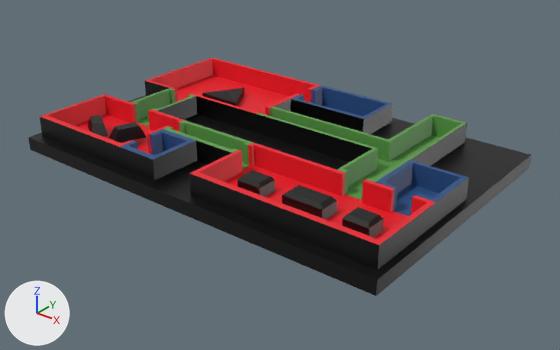
A saved change to the Blender file PathfindingGame/Assets/BlendFiles/Room2.blend.
Both versions are drawn from a 50 mm camera at (6.43, -7.89, 4.57) aimed at (0.2, -0.1, -0.26). The lights are fixed; the arrows at lower left show +X, +Y and +Z.
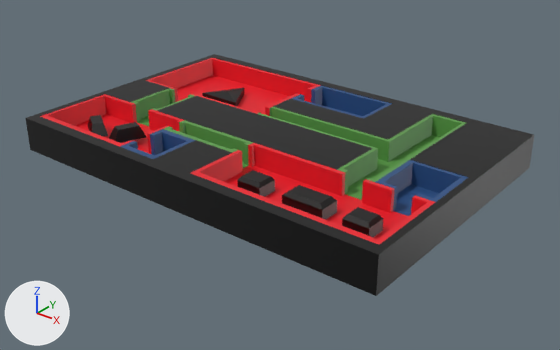
Where the change shows, as pixel boxes (x1, y1, x2, y2) in the pictures (560 x 350 px):
```json
{"object": "Cube", "change": "reshaped", "before": [28, 58, 531, 296], "after": [26, 54, 534, 296]}
{"part": 1, "of": "me_cube", "change": "built on", "before": [29, 95, 531, 280], "after": [26, 54, 534, 280]}
```

Scene script edits in JSON lines:
```json
{"block": "me_cube", "where": "# used by ob_cube; location = (0.0, 0.0, 0.0); scale = (3.0, 2.0, 0.1)"}
{"op": "remove", "block": "me_cube", "code": "me_cube.from_pydata(...)  # 1143 vertices, 274 faces; spans x -1.0..1.0, y -1.0..1.0, z -1.0..4.0"}
{"op": "add", "block": "me_cube", "code": "me_cube.from_pydata(...)  # 1431 vertices, 562 faces; spans x -1.0..1.0, y -1.0..1.0, z -1.0..4.04"}
{"block": "me_cube", "change": "me_cube part 1"}
{"block": "me_cube", "change": "2 vertices are removed from x -0.97, y -0.27..0.08, z 1.0"}
{"block": "me_cube", "change": "7 faces are deleted"}
{"block": "me_cube", "change": "2 vertices are added at (-0.97, -0.27, 4.04), (-0.97, 0.08, 4.04)"}
{"block": "me_cube", "change": "288 new vertices lie (0.0, 0.0, 3.04) away from vertices in x -1.0..1.0, y -1.0..1.0, z 1.0"}
{"block": "me_cube", "change": "295 new faces join them, mat_material (black #000000)"}
```
